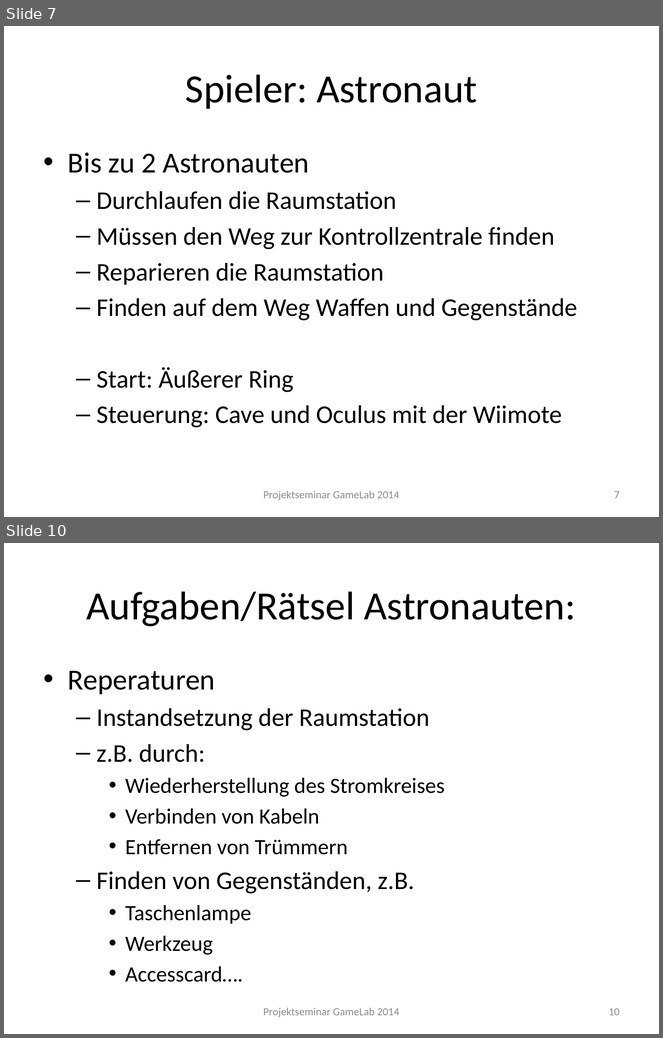
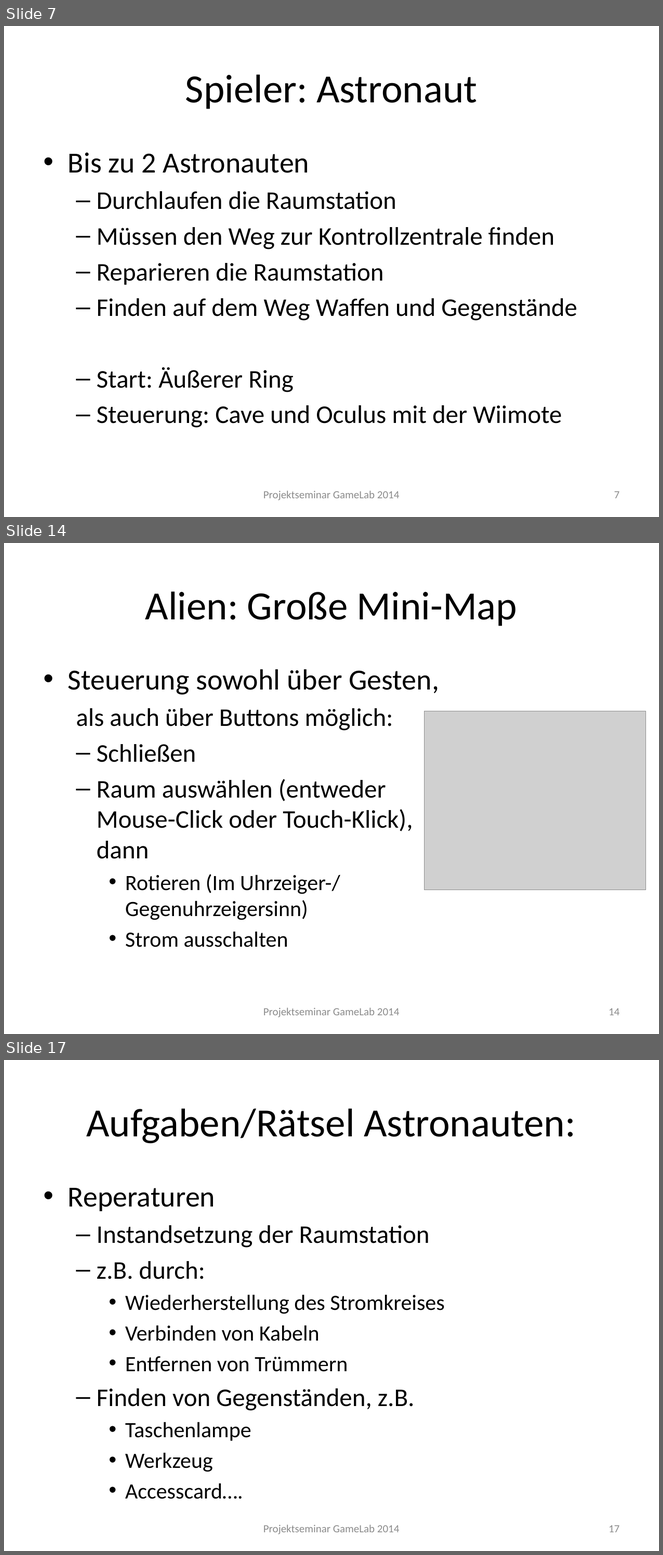
Before and after one commit to Instinctlol/gamelab2014, a slide deck: Abschlusspräsentation/SpielkonzeptFINAL.pptx. Shown one above the other, each under a label of ours: slides 7 and 10 before the commit, slides 7, 14 and 17 after it; the slides between them are not shown. The pictures are 663x1038 and 663x1555 pixels, drawn with LibreOffice and Linux fonts; fonts in the diff are those of the drawing; grey boxes stand for pictures; background and template pictures are left out. Boxes give left, top, right and bottom in pixels: in the first picture for what was removed or moved away, otherwise in the second. Text is boxed around its words. In the diff, an @@ line names an element or a change of style, - is before the commit and + after.

Commit message:
Alien Sachen reingepackt

```diff
--- a/Abschlusspräsentation/SpielkonzeptFINAL.pptx
+++ b/Abschlusspräsentation/SpielkonzeptFINAL.pptx
@@ slide 14 added at [4,543,659,1034], background picture (left out) @@
@@ title added at [145,591,517,626], 44 pt, text #000000 @@
+Alien: Große Mini-Map
@@ text added at [68,669,439,948], 28 pt, text #000000 @@
+• Steuerung sowohl über Gesten,
+  als auch über Buttons möglich:
+  – Schließen
+  – Raum auswählen (entweder Mouse-Click oder Touch-Klick), dann
+    • Rotieren (Im Uhrzeiger-/ Gegenuhrzeigersinn)
+    • Strom ausschalten
@@ picture added at [425,711,646,890] @@
@@ text added at [263,1008,400,1018], 12 pt, text #8C8C8C @@
+Projektseminar GameLab 2014
@@ page number added at [609,1008,620,1016], 12 pt, text #8C8C8C @@
+14
@@ what was slide 10 is now slide 17 @@
@@ page number at [609,1525,620,1533]: text changed @@
-10
+17
```
Also in this commit, not shown: 2 slides changed, 6 other slides added, 4 other files.
